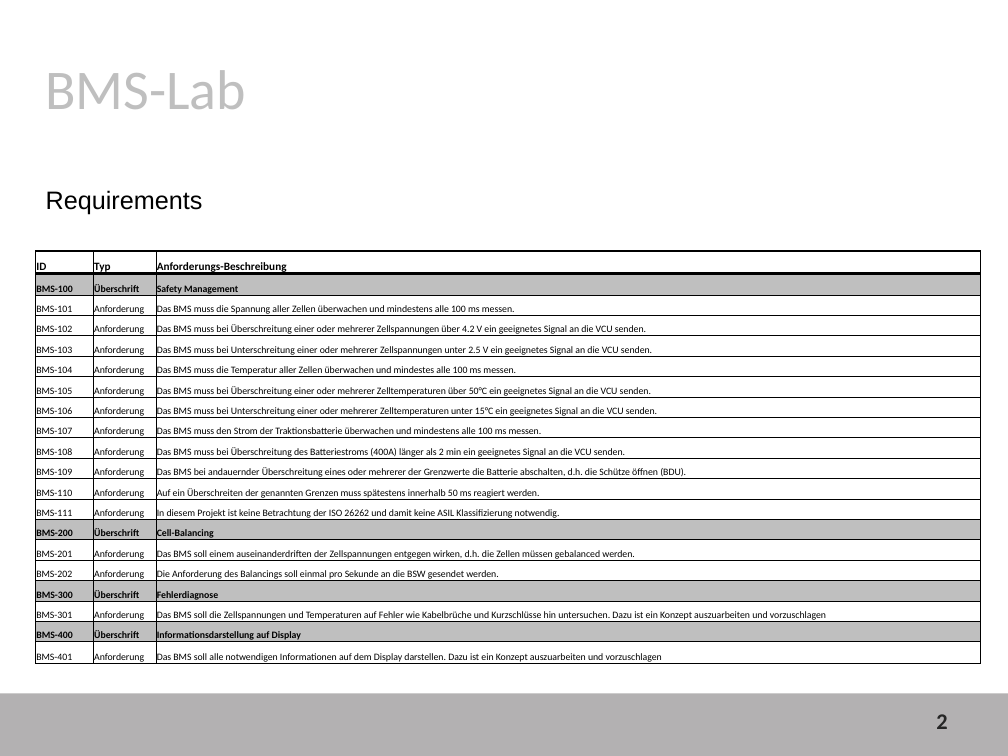
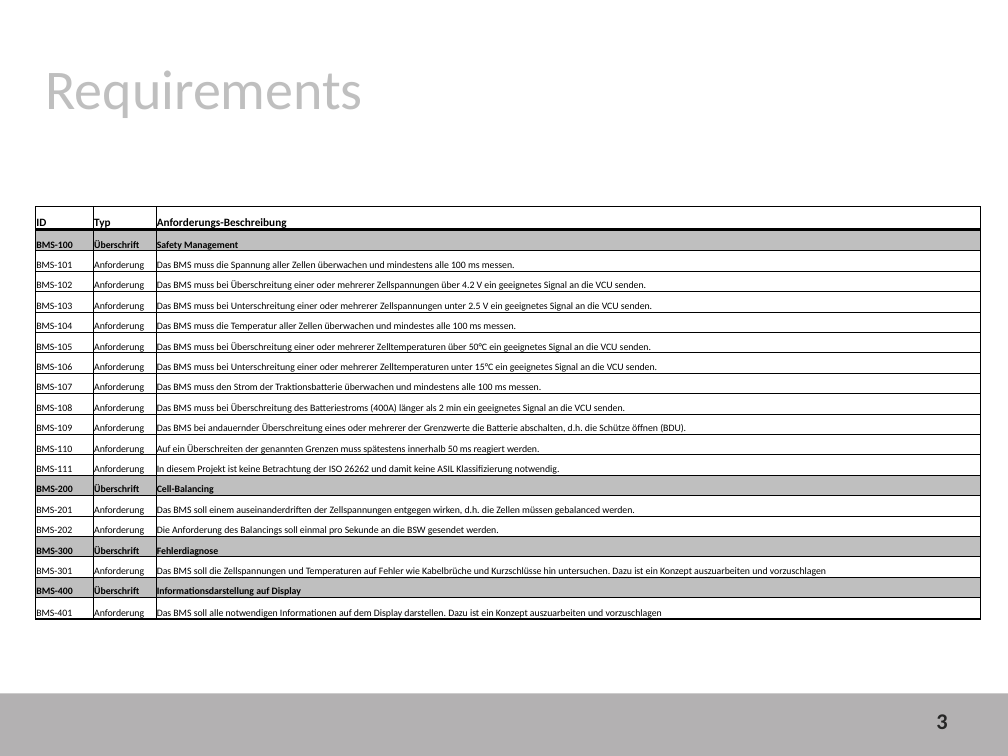
Before and after one commit to davju/bms_lab, a slide deck: slide 3 of BMS_Lab.pptx (slide 2 before the commit). Drawn at 1008x756 pixels with LibreOffice and Linux fonts; fonts in the diff are those of the drawing; background and template pictures are left out. Boxes give left, top, right and bottom in pixels: in the first picture for what was removed or moved away, otherwise in the second. Text is boxed around its words. In the diff, an @@ line names an element or a change of style, - is before the commit and + after.

```diff
--- a/BMS_Lab.pptx
+++ b/BMS_Lab.pptx
@@ text at [46,71,363,118]: text changed @@
-BMS-Lab
+Requirements
@@ table: place and size @@
-table at [35,251,980,666]
+table at [35,207,980,623]
@@ text removed at [46,190,203,215] @@
-Requirements
@@ page number at [936,714,947,729]: text changed @@
-2
+3
```
Also in this commit, not shown: 8 other slides changed, 3 slides added, 7 slides removed.
